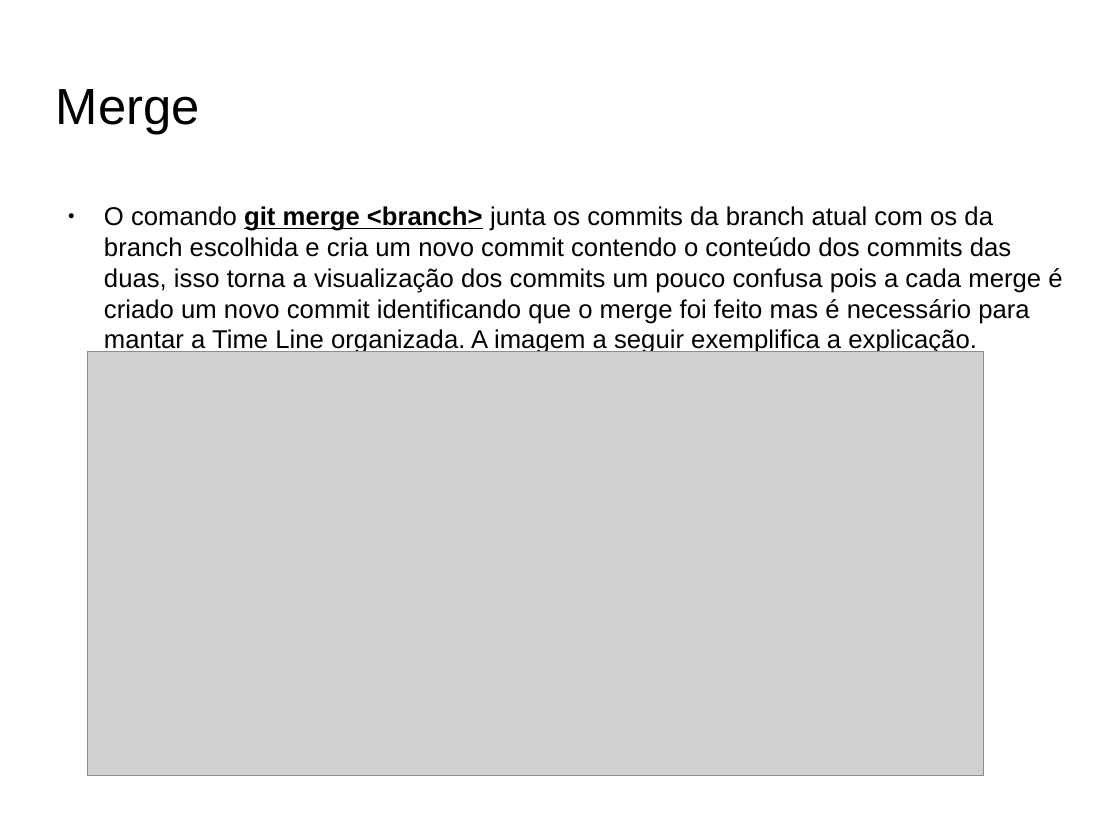
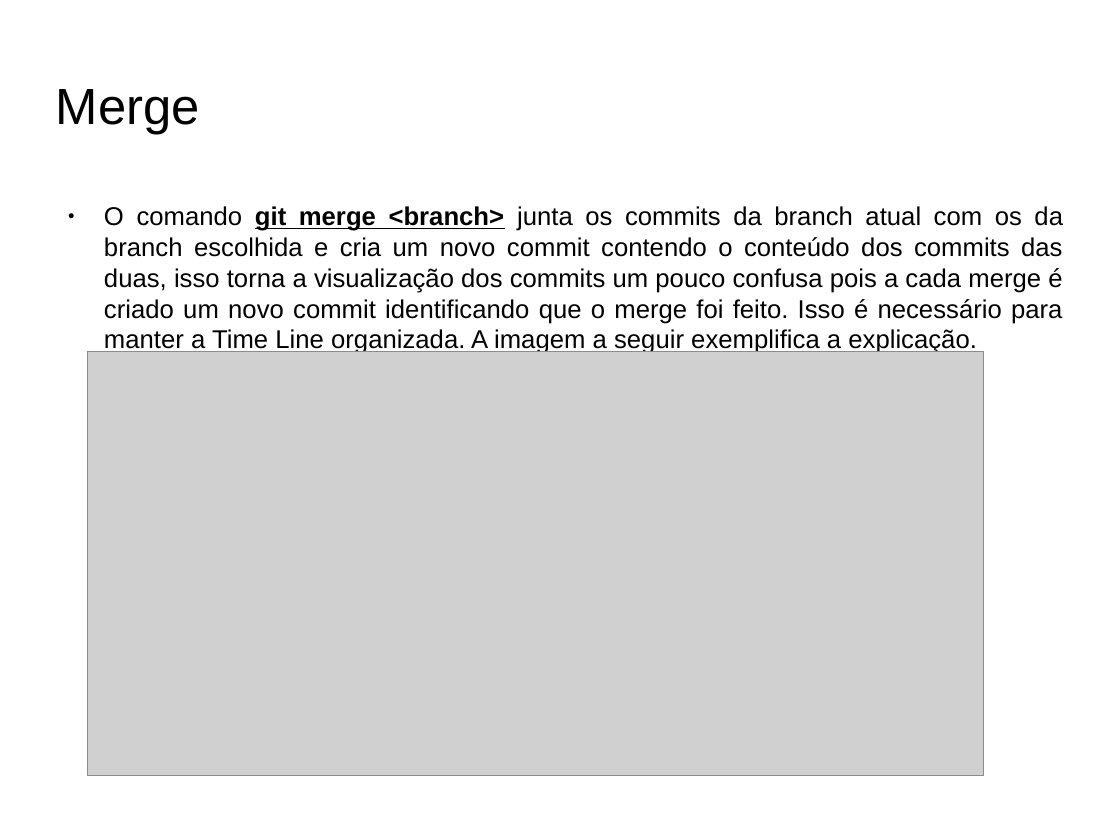
Before and after one commit to fabioads/apresentacao-git, a slide deck: slide 8 of Aprensentacao-GitHub.odp. Drawn at 1120x840 pixels with LibreOffice and Linux fonts; fonts in the diff are those of the drawing; grey boxes stand for pictures; background and template pictures are left out. Boxes give left, top, right and bottom in pixels: in the first picture for what was removed or moved away, otherwise in the second. Text is boxed around its words. In the diff, an @@ line names an element or a change of style, - is before the commit and + after.

```diff
--- a/Aprensentacao-GitHub.odp
+++ b/Aprensentacao-GitHub.odp
@@ text at (104, 206, 1063, 355): text changed @@
-● O comando git merge <branch> junta os commits da branch atual com os da branch escolhida e cria um novo commit contendo o conteúdo dos commits das duas, isso torna a visualização dos commits um pouco confusa pois a cada merge é criado um novo commit identificando que o merge foi feito mas é necessário para mantar a Time Line organizada. A imagem a seguir exemplifica a explicação.
+● O comando git merge <branch> junta os commits da branch atual com os da branch escolhida e cria um novo commit contendo o conteúdo dos commits das duas, isso torna a visualização dos commits um pouco confusa pois a cada merge é criado um novo commit identificando que o merge foi feito. Isso é necessário para manter a Time Line organizada. A imagem a seguir exemplifica a explicação.
```
Also in this commit, not shown: 19 other slides changed.
